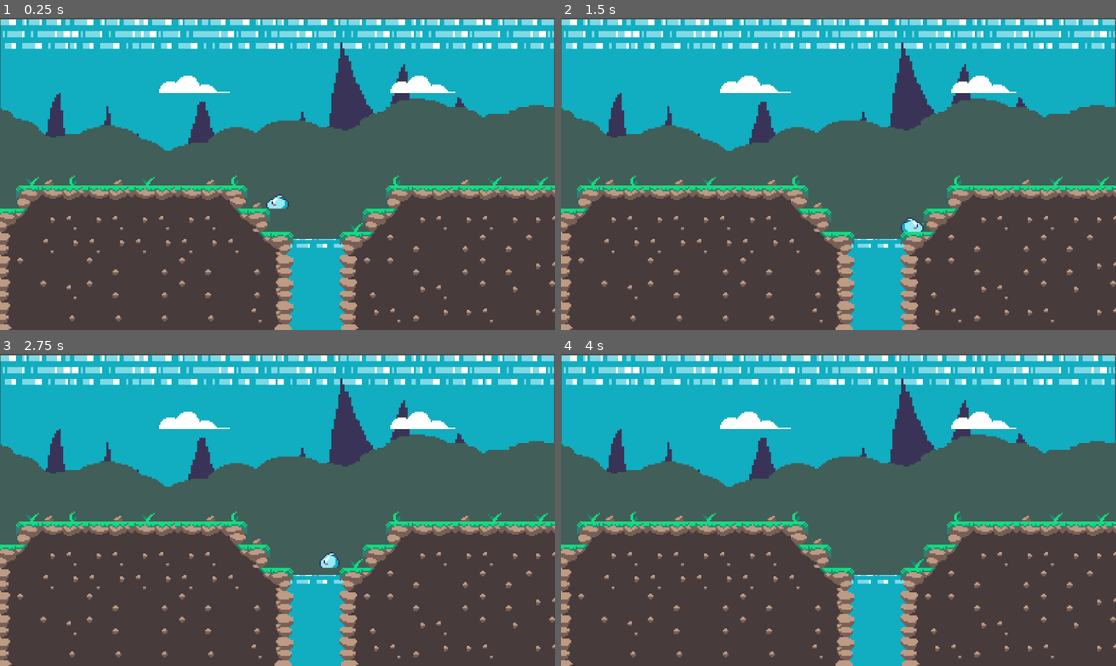
Above: before the commit, frames 1-4 (two rows, left to right).
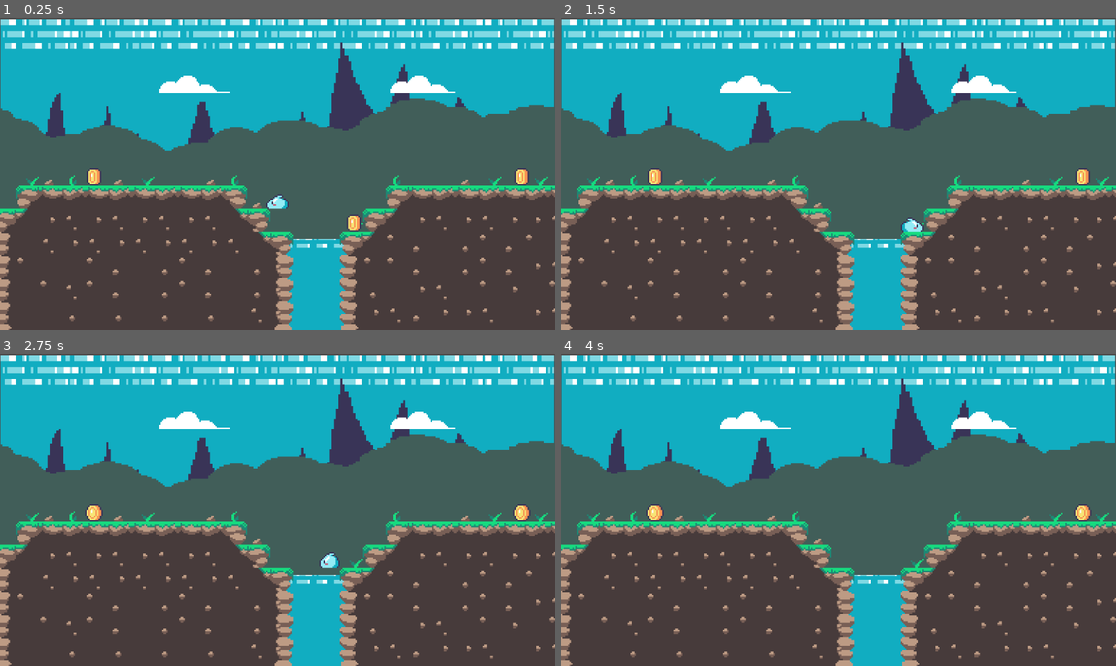
Above: after the commit, the same moments.

Repository: IEduskI/Platform2D
Game: Godot game, scene res://Scenes/World.tscn
The game is run twice, just before and just after one commit, with the same random seed, the same clock (stepped at 60 frames per second) and the same inputs.
Inputs:
- Up to frame 1 (0.25 s): no input
- Up to frame 2 (1.5 s): tap Enter (ui_accept) at 0.5, 0.77 s; hold Right (ui_right) from 0.53 s (still down)
- Up to frame 3 (2.75 s): tap Enter (ui_accept) at 1.52 s; release Right (ui_right) at 2.03 s; hold Left (ui_left) from 2.03 s (still down)
- Up to frame 4 (4 s): release Left (ui_left) at 2.78 s; hold Right (ui_right) from 2.78 s (still down); tap Enter (ui_accept) at 3.02, 3.77 s

The runs differ from the first frame. In frame 1, 0.4% of the frame differs, in the area x 15-96%, y 48-69%; in frame 2, 0.3%; in frame 3, 0.3%; in frame 4, 0.3%.

Commit message:
Add Coin object

Diff:
--- /dev/null
+++ b/Coin2D.gd
@@ -0,0 +1,6 @@
+extends Area2D
+
+func _on_body_entered(body):
+	if body.is_in_group("Player"):
+		queue_free()
+	pass # Replace with function body.
--- /dev/null
+++ b/Scenes/Coin.tscn
@@ -0,0 +1,65 @@
+[gd_scene load_steps=7 format=3 uid="uid://cu8resp0sq08u"]
+
+[ext_resource type="Script" path="res://Coin2D.gd" id="1_h1xa8"]
+[ext_resource type="Texture2D" uid="uid://bjeaycquh4y2l" path="res://Rocky Roads/Objects/coin_gold.png" id="1_lgbq2"]
+
+[sub_resource type="CircleShape2D" id="CircleShape2D_ishgj"]
+radius = 8.0
+
+[sub_resource type="Animation" id="Animation_8op3y"]
+resource_name = "Coin"
+length = 0.65
+loop_mode = 1
+tracks/0/type = "value"
+tracks/0/imported = false
+tracks/0/enabled = true
+tracks/0/path = NodePath("Sprite2D:frame")
+tracks/0/interp = 1
+tracks/0/loop_wrap = true
+tracks/0/keys = {
+"times": PackedFloat32Array(0, 0.1, 0.2, 0.3, 0.4, 0.5, 0.6),
+"transitions": PackedFloat32Array(1, 1, 1, 1, 1, 1, 1),
+"update": 1,
+"values": [0, 1, 2, 3, 4, 5, 7]
+}
+
+[sub_resource type="Animation" id="Animation_k3f2h"]
+length = 0.001
+tracks/0/type = "value"
+tracks/0/imported = false
+tracks/0/enabled = true
+tracks/0/path = NodePath("Sprite2D:frame")
+tracks/0/interp = 1
+tracks/0/loop_wrap = true
+tracks/0/keys = {
+"times": PackedFloat32Array(0),
+"transitions": PackedFloat32Array(1),
+"update": 1,
+"values": [0]
+}
+
+[sub_resource type="AnimationLibrary" id="AnimationLibrary_ovbnr"]
+_data = {
+"Coin": SubResource("Animation_8op3y"),
+"RESET": SubResource("Animation_k3f2h")
+}
+
+[node name="Coin" type="Node2D"]
+
+[node name="Coin2D" type="Area2D" parent="."]
+script = ExtResource("1_h1xa8")
+
+[node name="CollisionShape2D" type="CollisionShape2D" parent="Coin2D"]
+shape = SubResource("CircleShape2D_ishgj")
+
+[node name="Sprite2D" type="Sprite2D" parent="Coin2D"]
+texture = ExtResource("1_lgbq2")
+hframes = 8
+
+[node name="AnimationPlayer" type="AnimationPlayer" parent="Coin2D"]
+autoplay = "Coin"
+libraries = {
+"": SubResource("AnimationLibrary_ovbnr")
+}
+
+[connection signal="body_entered" from="Coin2D" to="Coin2D" method="_on_body_entered"]
--- a/Scenes/Player.tscn
+++ b/Scenes/Player.tscn
@@ -60,7 +60,7 @@
 [sub_resource type="RectangleShape2D" id="RectangleShape2D_lfap3"]
 size = Vector2(16, 10)
 
-[node name="CharacterBody2D" type="CharacterBody2D"]
+[node name="Player2D" type="CharacterBody2D" groups=["Player"]]
 script = ExtResource("1_oo4qa")
 
 [node name="Sprite2D" type="Sprite2D" parent="."]
--- a/Scenes/World.tscn
+++ b/Scenes/World.tscn
@@ -6,6 +6,7 @@
 [ext_resource type="Texture2D" uid="uid://bieb3ge770m6n" path="res://Rocky Roads/Backgrounds/trees.png" id="2_av0wu"]
 [ext_resource type="Texture2D" uid="uid://dbqgglx1aec6j" path="res://Rocky Roads/Backgrounds/mountains_b.png" id="2_kakts"]
 [ext_resource type="Texture2D" uid="uid://46yw6mndjjq4" path="res://Rocky Roads/Deco/clouds.png" id="4_wj5oq"]
+[ext_resource type="PackedScene" uid="uid://cu8resp0sq08u" path="res://Scenes/Coin.tscn" id="7_b6132"]
 
 [sub_resource type="TileSetAtlasSource" id="TileSetAtlasSource_wjg7n"]
 texture = ExtResource("1_sxqnv")
@@ -178,5 +179,14 @@
 position = Vector2(-11, -8)
 zoom = Vector2(3, 3)
 
+[node name="Coin" parent="." instance=ExtResource("7_b6132")]
+position = Vector2(-138, -6)
+
+[node name="Coin2" parent="." instance=ExtResource("7_b6132")]
+position = Vector2(42, 26)
+
+[node name="Coin3" parent="." instance=ExtResource("7_b6132")]
+position = Vector2(158, -6)
+
 [node name="Player" parent="." instance=ExtResource("2_81bfy")]
 position = Vector2(-11, -8)
Not shown: 1 places in Scenes/World.tscn that only renumber resources
